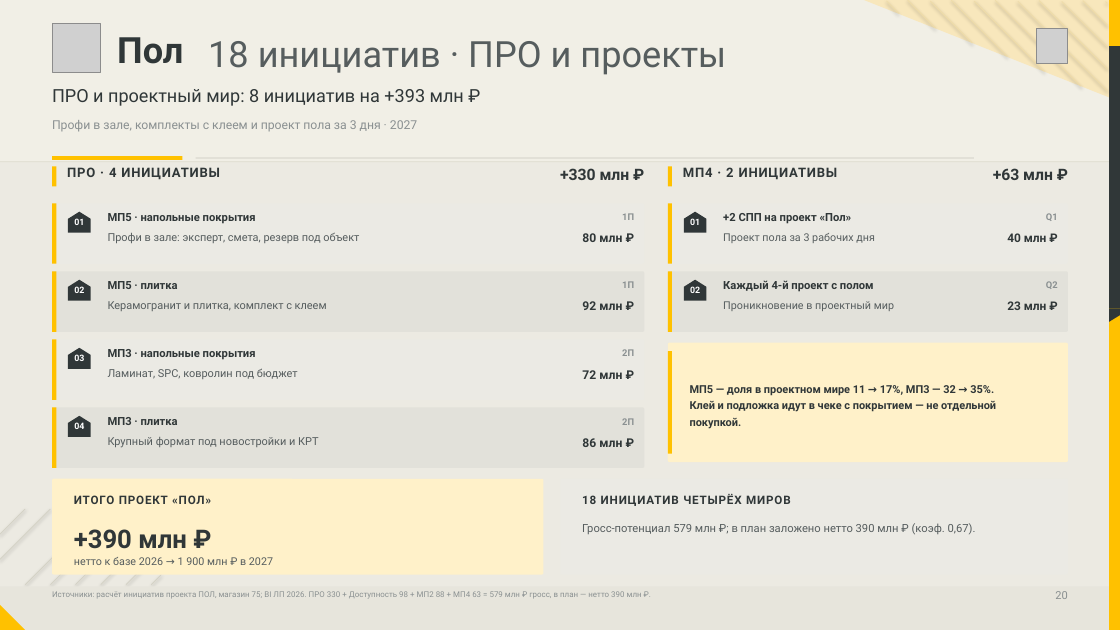
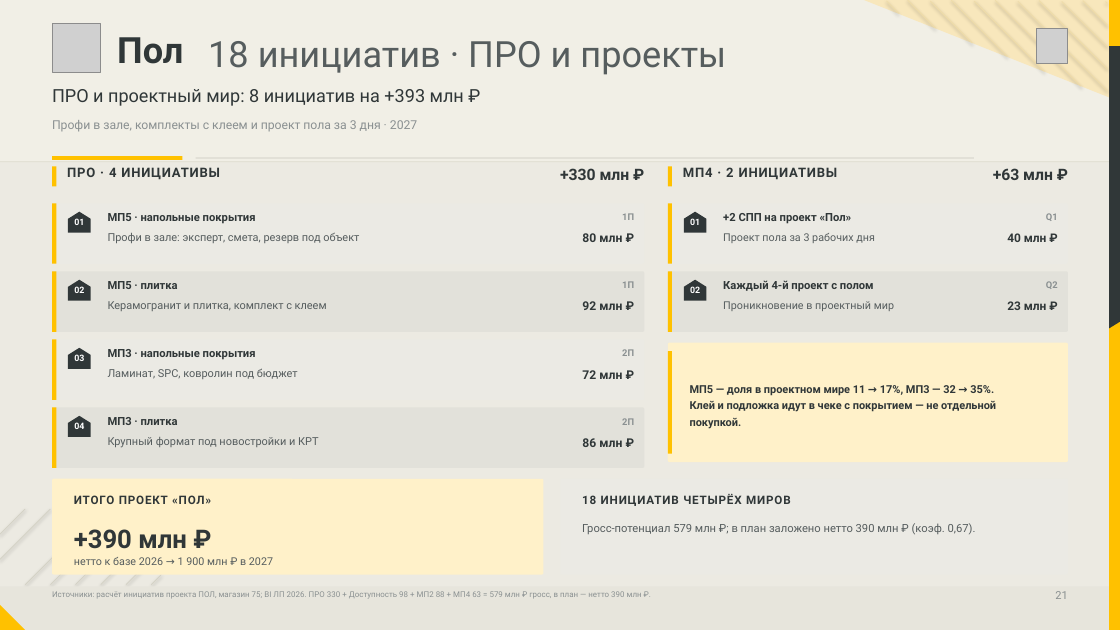
Before and after one commit to dmitrypalych44-ai/power-point, a slide deck: slide 21 of deliverables/download/lemana-pro-vladivostok-2027.pptx (slide 20 before the commit). Drawn at 1120x630 pixels with LibreOffice and Linux fonts; fonts in the diff are those of the drawing; grey boxes stand for pictures. Boxes give left, top, right and bottom in pixels: in the first picture for what was removed or moved away, otherwise in the second. Text is boxed around its words. In the diff, an @@ line names an element or a change of style, - is before the commit and + after.

```diff
--- a/deliverables/download/lemana-pro-vladivostok-2027.pptx
+++ b/deliverables/download/lemana-pro-vladivostok-2027.pptx
@@ rectangle: place and size @@
-rectangle at (1109,46,1120,308)
+rectangle at (1109,46,1120,315)
@@ freeform shape: place and size @@
-freeform shape at (1109,308,1120,322)
+freeform shape at (1109,315,1120,329)
@@ text at (1055,591,1067,599): text changed @@
-20
+21
```
Also in this commit, not shown: 39 other slides changed, 1 slide added, 50 other files.
